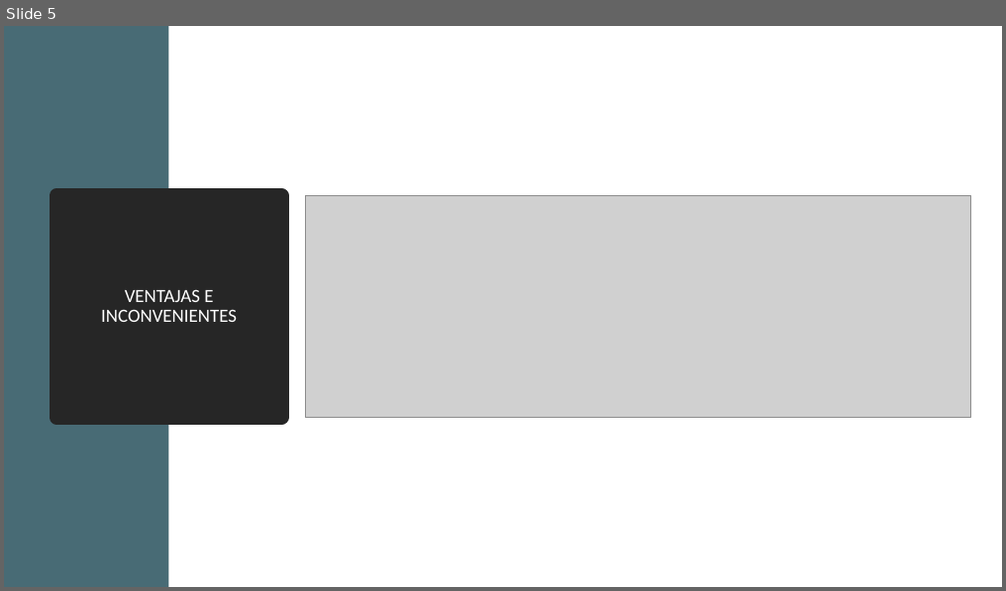
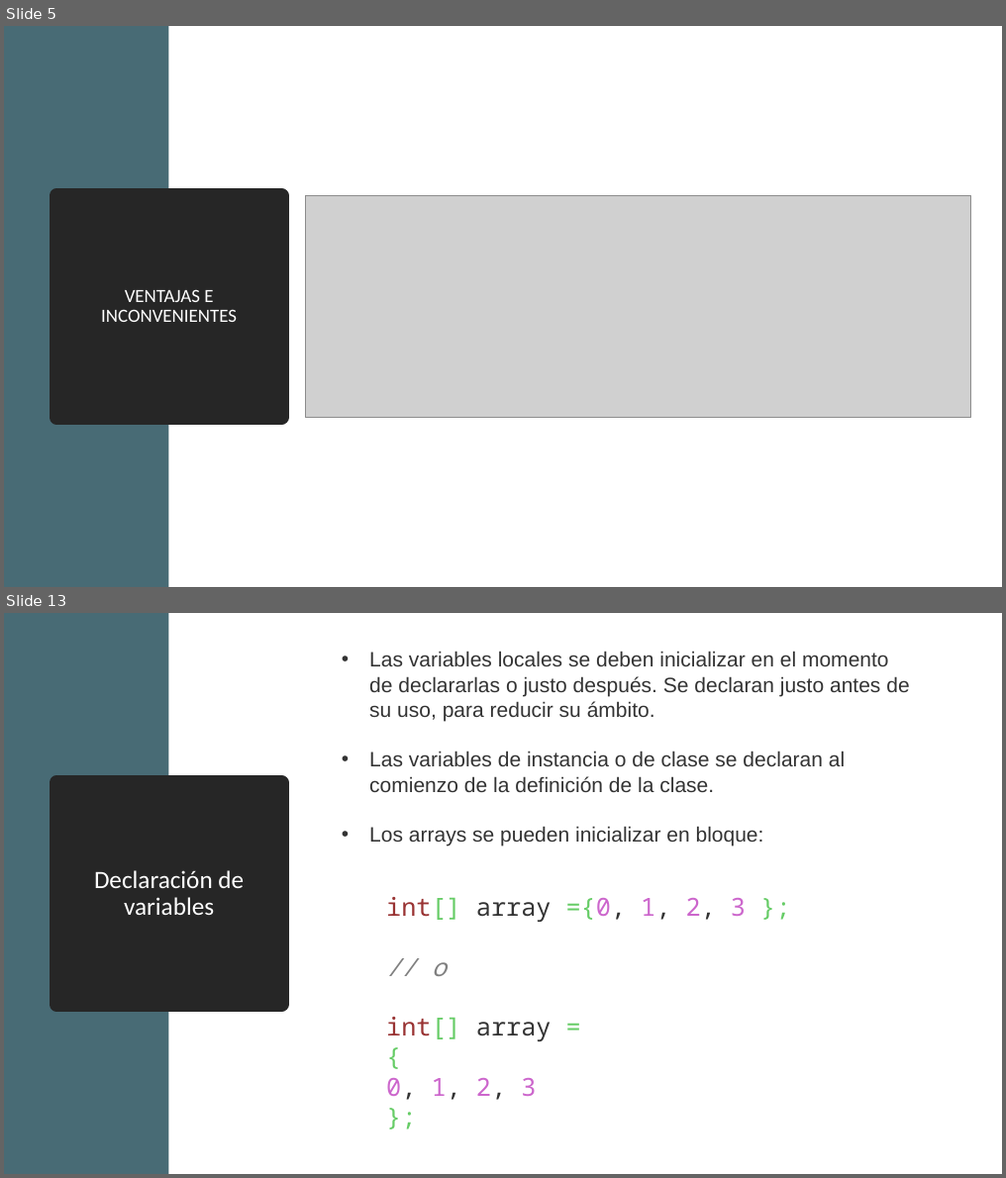
Before and after one commit to davCesur/gestionEquiposDAWEquipo4JAVA, a slide deck: Introducción a TDD.pptx. Shown one above the other, each under a label of ours: slide 5 before the commit, slides 5 and 13 after it; the slides between them are not shown. The pictures are 1006x591 and 1006x1178 pixels, drawn with LibreOffice and Linux fonts; fonts in the diff are those of the drawing; grey boxes stand for pictures. Boxes give left, top, right and bottom in pixels: in the first picture for what was removed or moved away, otherwise in the second. Text is boxed around its words. In the diff, an @@ line names an element or a change of style, - is before the commit and + after.

```diff
--- a/Introducción a TDD.pptx
+++ b/Introducción a TDD.pptx
@@ slide 13 added at (4, 613, 1002, 1174), background #FFFFFF @@
@@ rectangle added at (4, 613, 168, 1174), fill #486B75 @@
@@ text added at (369, 651, 909, 846), 20 pt, text #333333 @@
+• Las variables locales se deben inicializar en el momento de declararlas o justo después. Se declaran justo antes de su uso, para reducir su ámbito.
+• Las variables de instancia o de clase se declaran al comienzo de la definición de la clase.
+• Los arrays se pueden inicializar en bloque:
@@ title added at (56, 783, 282, 1004), fill #262626, outline #262626 13.75 pt, 24 pt, text #FFFFFF @@
+Declaración de variables
@@ text added at (386, 897, 746, 1100), 24 pt, text #333333 @@
+int[] array ={0, 1, 2, 3 };
+// o
+int[] array =
+{
+0, 1, 2, 3
+};
```
Also in this commit, not shown: 50 other slides added.
